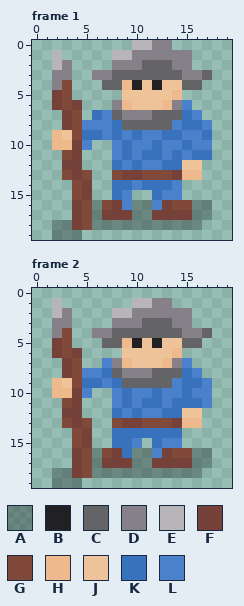
File history of a pixel-art file, sprites/units/0/spearman/idle.ase. This is how it looked before the edit.
20x20 pixels, 2 frames. Shown: frame 1, frame 2.
Palette (. is transparent): A #00000049  B #212123  C #646365  D #868188  E #b8b5b9  F #754138  G #80493a  H #eeb98c  J #eec39a  K #3872bc  L #4b80ca
Pixels before, frame 1, first column x 2:
 0 ........EEDD....
 1 E.....EEDDDDDD..
 2 ED....DDDCCCDD..
 3 DD..DDCCCCCCCDDC
 4 DG...CCHBJBJJCC.
 5 FG.....JJJJJH...
 6 FGF...DHJJJHDL..
 7 .FG.KLCDDDCCCKL.
 8 .FGLLLKCCCCCLKKL
 9 HJGKKLKLKLLKKLLK
10 HHFL..LKLLKLLKLL
11 .GF...LKLKKLKLKK
12 .FF...KLKLLKKJJ.
13 .GFG..GFFGGGFHH.
14 ..GF..KKLKKKL...
15 ..GF..KL..KLL...
16 ..FGAGFLAALFGGAA
17 ..FGAFFFAAFFFFAA
18 AAFGAAAAAAAAAAA.
19 AAA.............
Pixels before, frame 2, first column x 2:
 1 E.......EEDD....
 2 ED....EEDDDDDD..
 3 DD....DDDCCCDD..
 4 DG..DDCCCCCCCDDC
 5 FG...CCHBJBJJCC.
 6 FGF....JJJJJH...
 7 .FG..LDHJJJHDL..
 8 .FGLLKCDDDCCCKL.
 9 HJGKKLKCCCCCLKKL
10 HHFL..LKLLKLLKLL
11 .GF...LKLKKLKKKL
12 .FF...KLKLLKKJJ.
13 .GFG..GFFGGGFHH.
14 ..GF..KKKKKKK...
15 ..GF..KKL.KLL...
16 ..FGAGFKAALFGGAA
17 ..FGAFFFAAFFFFAA
18 AAFGAAAAAAAAAAA.
19 AAA.............
After:
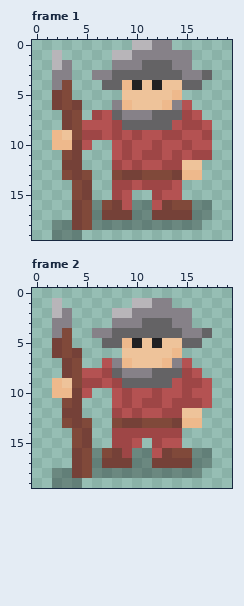
Changes in this commit:
colour K: #3872bc -> #9e4646
colour L: #4b80ca -> #b45252
